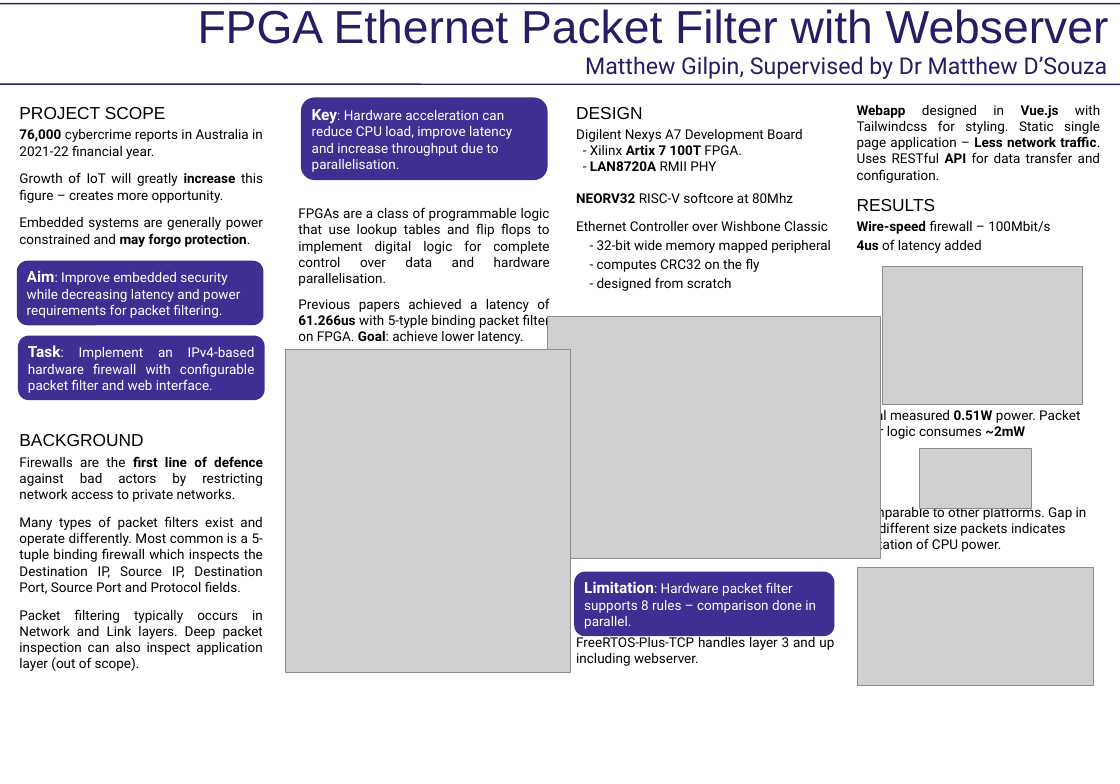
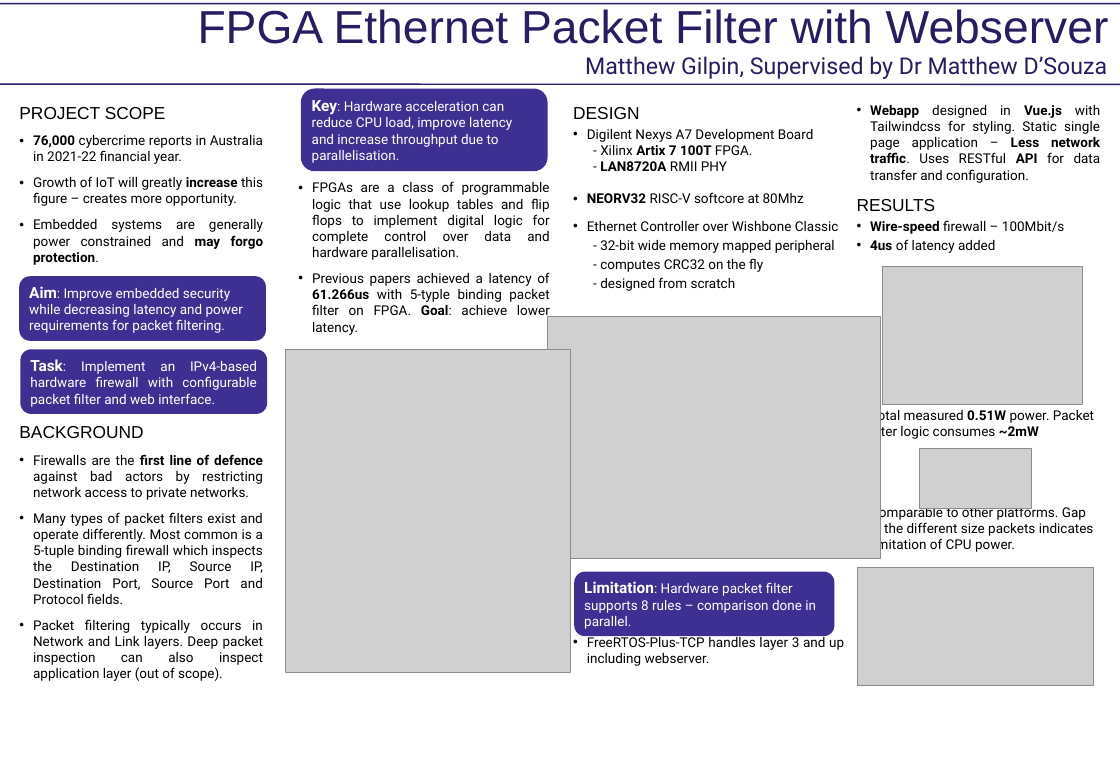
Before and after one commit to matty0005/thesis, a slide deck: slide 1 of poster/poster_matthew_gilpin.pptx. Drawn at 1120x784 pixels with LibreOffice and Linux fonts; fonts in the diff are those of the drawing; grey boxes stand for pictures; background and template pictures are left out. Boxes give left, top, right and bottom in pixels: in the first picture for what was removed or moved away, otherwise in the second. Text is boxed around its words. In the diff, an @@ line names an element or a change of style, - is before the commit and + after.

Commit message:
Updated poster to use bullet points

```diff
--- a/poster/poster_matthew_gilpin.pptx
+++ b/poster/poster_matthew_gilpin.pptx
@@ rounded rectangle "Key: Hardware acceleration can reduce ..." moved from (x1=301, y1=97, x2=548, y2=180) to (x1=301, y1=89, x2=548, y2=171) @@
@@ text "FPGAs are a class of ..." at (x1=312, y1=181, x2=550, y2=335): bullet none to • @@
@@ text at (x1=870, y1=105, x2=1101, y2=554): bullet none to • @@
@@ text at (x1=33, y1=135, x2=264, y2=681): bullet none to •; more space between paragraphs; less space between paragraphs @@
@@ text at (x1=587, y1=129, x2=844, y2=666): bullet none to • @@
@@ rounded rectangle "Aim: Improve embedded security while ..." moved from (x1=17, y1=261, x2=264, y2=325) to (x1=19, y1=276, x2=266, y2=341) @@
@@ rounded rectangle "Task: Implement an IPv4-based hardware ..." moved from (x1=18, y1=336, x2=265, y2=400) to (x1=20, y1=349, x2=267, y2=414) @@
```
Also in this commit, not shown: 2 other files.
